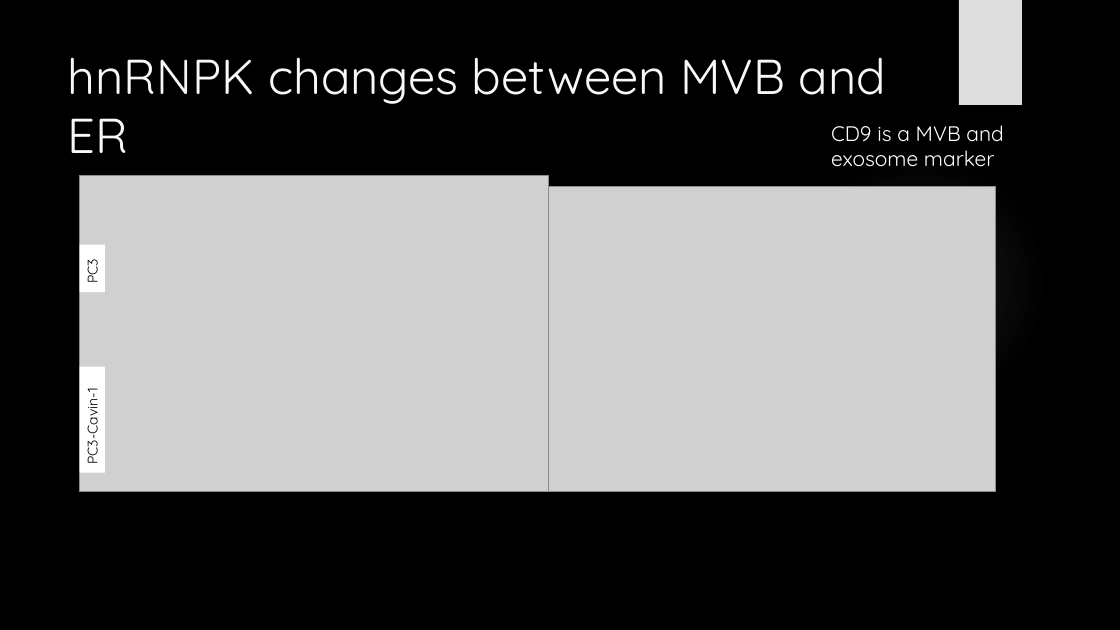
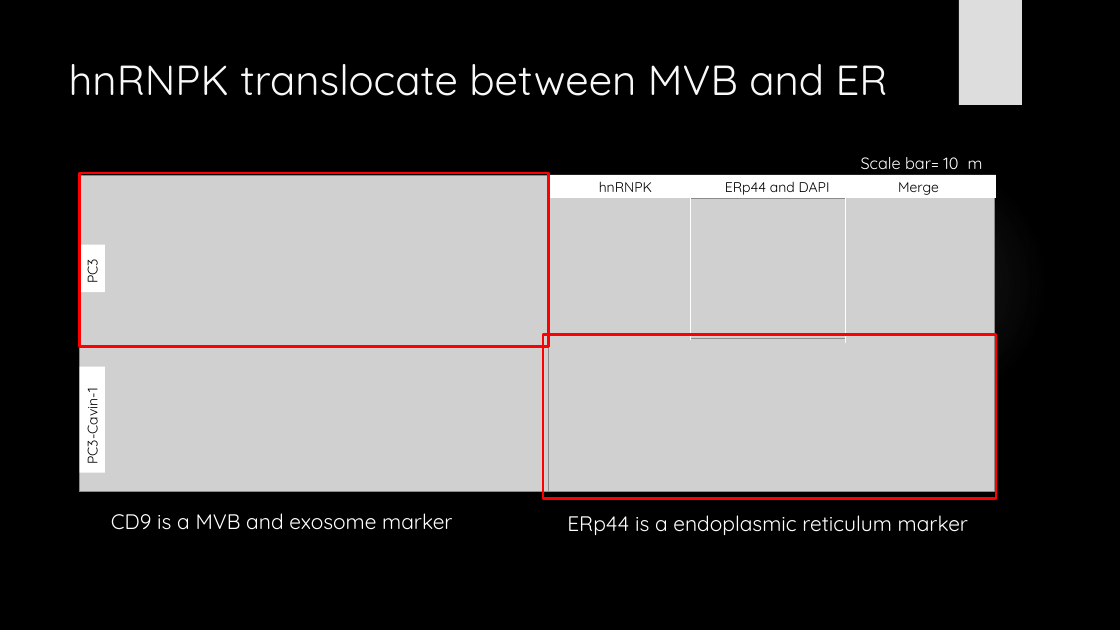
Before and after one commit to HarleyRobinson/Honours2, a slide deck: slide 15 of SeminarSlides.pptx. Drawn at 1120x630 pixels with LibreOffice and Linux fonts; fonts in the diff are those of the drawing; grey boxes stand for pictures; background and template pictures are left out. Boxes give left, top, right and bottom in pixels: in the first picture for what was removed or moved away, otherwise in the second. Text is boxed around its words. In the diff, an @@ line names an element or a change of style, - is before the commit and + after.

```diff
--- a/SeminarSlides.pptx
+++ b/SeminarSlides.pptx
@@ title at (69,64,888,96): text changed; size 42 to 36 pt @@
-hnRNPK changes between MVB and ER
+hnRNPK translocate between MVB and ER
@@ rectangle added at (80,173,549,346), outline #FF0000 2.25 pt @@
@@ rectangle added at (549,175,996,198), fill #FFFFFF, 12 pt, text #000000 @@
+hnRNPK ERp44 and DAPI Merge
@@ text added at (861,157,982,169), 14 pt, text #FFFFFF @@
+Scale bar= 10µm
@@ picture added at (691,199,845,339) @@
@@ line added from (691, 192) to (691, 339), #FFFFFF 1.5 pt @@
@@ line added from (845, 195) to (845, 342), #FFFFFF 1.5 pt @@
@@ rectangle added at (543,334,996,498), outline #FF0000 2.25 pt @@
@@ text at (111,513,452,530): text changed @@
-CD9 is a MVB and
-exosome marker
+CD9 is a MVB and exosome marker
@@ text added at (567,515,968,535), 18 pt, text #FFFFFF @@
+ERp44 is a endoplasmic reticulum marker
```
Also in this commit, not shown: 5 other slides changed, 1 slide added, 1 slide removed, 17 other files.
